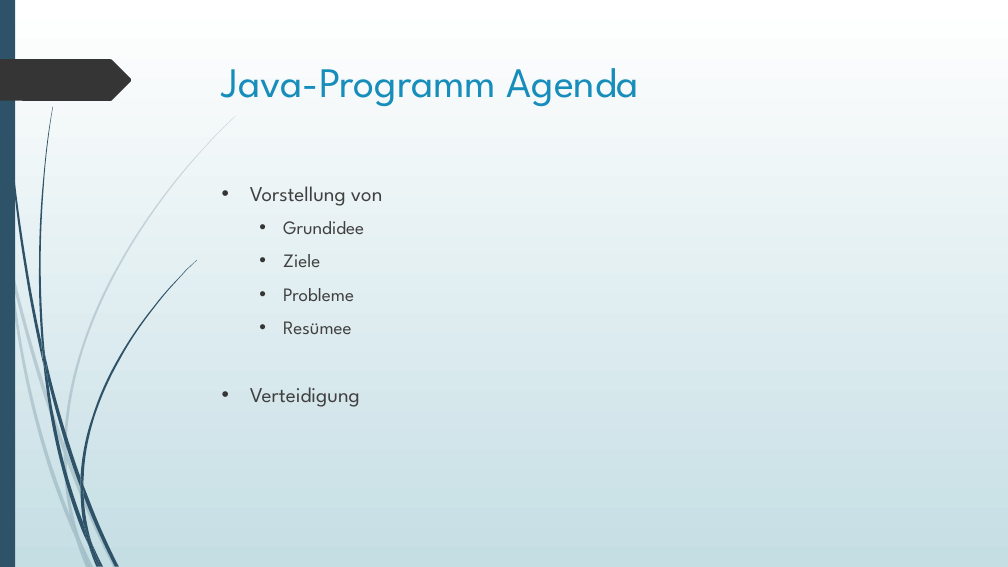
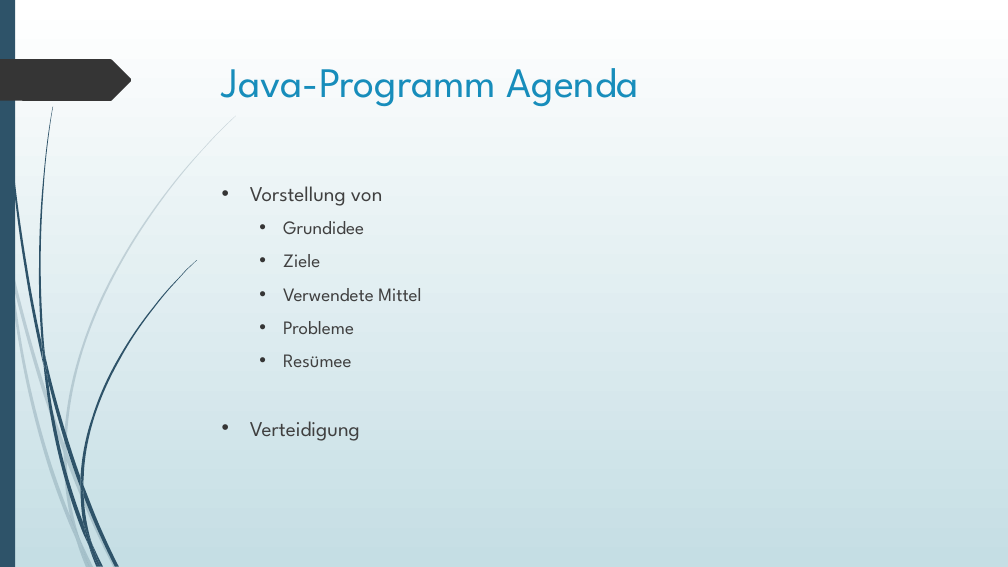
Before and after one commit to Katzenfuetterungsanlage/fuettr_prototype, a slide deck: slide 2 of Diplomarbeit/Powerpoint/Harrer.pptx. Drawn at 1008x567 pixels with LibreOffice and Linux fonts; fonts in the diff are those of the drawing. Boxes give left, top, right and bottom in pixels: in the first picture for what was removed or moved away, otherwise in the second. Text is boxed around its words. In the diff, an @@ line names an element or a change of style, - is before the commit and + after.

Commit message:
Harrer Text und Präsentation

```diff
--- a/Diplomarbeit/Powerpoint/Harrer.pptx
+++ b/Diplomarbeit/Powerpoint/Harrer.pptx
@@ text at <box>283,288,421,301</box>: paragraph added @@
+  • Verwendete Mittel
```
Also in this commit, not shown: 1 slide added, 2 other files.
